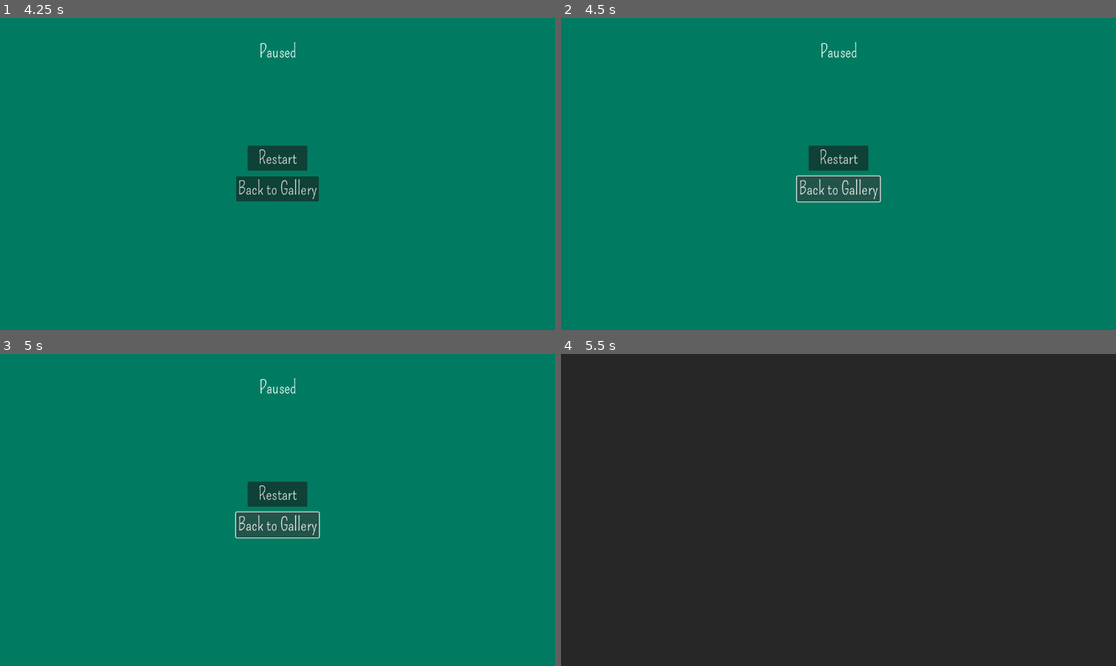
Above: before the commit, frames 1-4 (two rows, left to right).
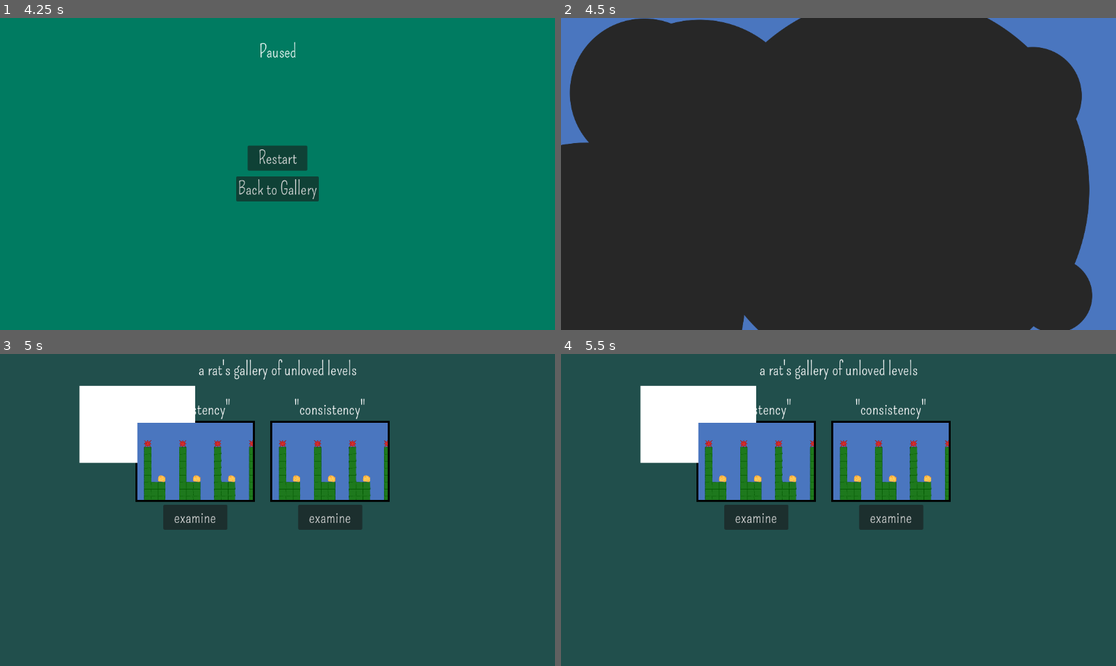
Above: after the commit, the same moments.

Repository: yourname3/jf_f24
Game: Godot game, scene res://level.tscn
Same seed, same stepped clock (60 frames per second), same inputs: the game is played once before the commit and once after it.
Inputs (mouse positions are in pixels of both pictures, inside the frame that each line leads up to):
- Up to frame 1 (4.25 s): hold Z (player_grab) 0.53-1.28 s; hold D (player_right) 0.53-2.03 s; tap X (player_jump) at 0.77, 1.52, 3.02, 3.77 s; tap Z (player_grab) at 1.35, 2.85 s; hold A (player_left) 2.03-2.78 s; hold Z (player_grab) 2.03-2.78 s; hold D (player_right) from 2.78 s (still down); hold Z (player_grab) from 3.53 s (still down); tap Escape (pause) at 4.15 s
- Up to frame 2 (4.5 s): release D (player_right) at 4.25 s; release Z (player_grab) at 4.25 s; click "Back to Gallery" at 4.25 s
- Up to frame 3 (5 s): no input
- Up to frame 4 (5.5 s): click (838, 494) at 5 s, where only the run before the commit has a clickable "Restart"

Frame 1 is identical in both runs. In frame 2, 100% of the frame differs, in the area x 0-100%, y 0-100%; in frame 3, 99%; in frame 4, 98%.

Commit message:
Implement goal

Diff:
--- /dev/null
+++ b/globals.gd
@@ -0,0 +1,3 @@
+extends Node
+
+var Gallery = preload("res://gallery/gallery.tscn")
--- /dev/null
+++ b/goal/goal.gd
@@ -0,0 +1,4 @@
+extends Area2D
+
+func _on_body_entered(body):
+	%WinLayer.show()
--- /dev/null
+++ b/goal/goal.tscn
@@ -0,0 +1,20 @@
+[gd_scene load_steps=4 format=3 uid="uid://dm5y8pfcs7mw0"]
+
+[ext_resource type="Script" path="res://goal/goal.gd" id="1_dy5dy"]
+[ext_resource type="Texture2D" uid="uid://iq4a65haa05k" path="res://goal/goal.png" id="1_l4rc5"]
+
+[sub_resource type="RectangleShape2D" id="RectangleShape2D_jucqu"]
+size = Vector2(256, 512)
+
+[node name="Goal" type="Area2D"]
+collision_layer = 4
+collision_mask = 4
+script = ExtResource("1_dy5dy")
+
+[node name="Sprite2D" type="Sprite2D" parent="."]
+texture = ExtResource("1_l4rc5")
+
+[node name="CollisionShape2D" type="CollisionShape2D" parent="."]
+shape = SubResource("RectangleShape2D_jucqu")
+
+[connection signal="body_entered" from="." to="." method="_on_body_entered"]
--- /dev/null
+++ b/goal/win_layer.gd
@@ -0,0 +1,7 @@
+extends CanvasLayer
+
+func _ready():
+	hide()
+
+func _on_back_pressed():
+	SceneTransition.change_to(Globals.Gallery)
--- a/level.tscn
+++ b/level.tscn
@@ -8,6 +8,9 @@
 [ext_resource type="Texture2D" uid="uid://crpcy3fj43142" path="res://tiles/invis_wall.png" id="5_8fnar"]
 [ext_resource type="PackedScene" uid="uid://d0wciam5ebgeq" path="res://pause_menu.tscn" id="5_gx7px"]
 [ext_resource type="Texture2D" uid="uid://dieb7irsaprdl" path="res://tiles/invis_wall_helper.png" id="6_p6koq"]
+[ext_resource type="Script" path="res://goal/win_layer.gd" id="8_mpbl5"]
+[ext_resource type="Theme" uid="uid://dq1aqm2uflpau" path="res://main_theme.tres" id="8_scp2t"]
+[ext_resource type="PackedScene" uid="uid://dm5y8pfcs7mw0" path="res://goal/goal.tscn" id="9_j4k4x"]
 
 [sub_resource type="TileSetAtlasSource" id="TileSetAtlasSource_8782s"]
 texture = ExtResource("2_d1xmb")
@@ -63,4 +66,56 @@
 [node name="Cheese" parent="." instance=ExtResource("4_wcusi")]
 position = Vector2(2438, -144)
 
+[node name="WinLayer" type="CanvasLayer" parent="."]
+unique_name_in_owner = true
+script = ExtResource("8_mpbl5")
+
+[node name="ColorRect" type="ColorRect" parent="WinLayer"]
+anchors_preset = 5
+anchor_left = 0.5
+anchor_right = 0.5
+offset_left = -248.0
+offset_top = 11.0
+offset_right = 248.0
+offset_bottom = 75.0
+grow_horizontal = 2
+theme = ExtResource("8_scp2t")
+color = Color(0.120138, 0.448812, 0.390953, 1)
+
+[node name="Label" type="Label" parent="WinLayer/ColorRect"]
+layout_mode = 1
+anchors_preset = 8
+anchor_left = 0.5
+anchor_top = 0.5
+anchor_right = 0.5
+anchor_bottom = 0.5
+offset_left = -43.5
+offset_top = -22.0
+offset_right = 43.5
+offset_bottom = 22.0
+grow_horizontal = 2
+grow_vertical = 2
+text = "Victory!"
+
+[node name="Back" type="Button" parent="WinLayer"]
+anchors_preset = 8
+anchor_left = 0.5
+anchor_top = 0.5
+anchor_right = 0.5
+anchor_bottom = 0.5
+offset_left = -103.0
+offset_top = -35.0
+offset_right = 103.0
+offset_bottom = 35.0
+grow_horizontal = 2
+grow_vertical = 2
+theme = ExtResource("8_scp2t")
+text = "Back to Gallery"
+
 [node name="PauseMenu" parent="." instance=ExtResource("5_gx7px")]
+layer = 2
+visible = false
+
+[node name="Goal" parent="." instance=ExtResource("9_j4k4x")]
+
+[connection signal="pressed" from="WinLayer/Back" to="WinLayer" method="_on_back_pressed"]
--- a/levels/consistency.tscn
+++ b/levels/consistency.tscn
@@ -167,5 +167,5 @@
 [node name="Cheese" parent="." index="54"]
 position = Vector2(128, -128)
 
-[node name="PauseMenu" parent="." index="55"]
-visible = false
+[node name="Goal" parent="." index="57"]
+position = Vector2(63360, -256)
--- a/pause_menu.gd
+++ b/pause_menu.gd
@@ -18,4 +18,4 @@
 		player.die()
 
 func _on_quit_pressed():
-	pass # Replace with function body.
+	SceneTransition.change_to(Globals.Gallery)
--- a/project.godot
+++ b/project.godot
@@ -18,6 +18,7 @@
 [autoload]
 
 SceneTransition="*res://scene_transition.tscn"
+Globals="*res://globals.gd"
 
 [file_customization]
 
Binary file added: goal/goal.png
Not shown, added: goal/goal.png.import
Not shown: 1 places in level.tscn that only renumber resources
Not shown, added: goal/goal.kra
Not shown, added: goal/goal.kra~
Not shown, added: goal/goal.png~
